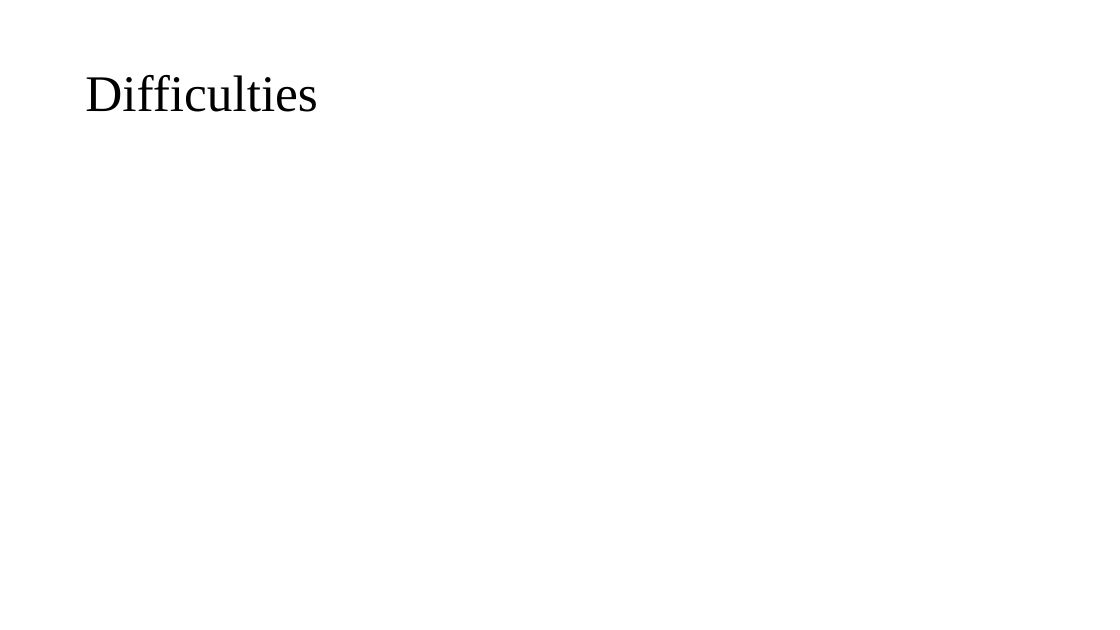
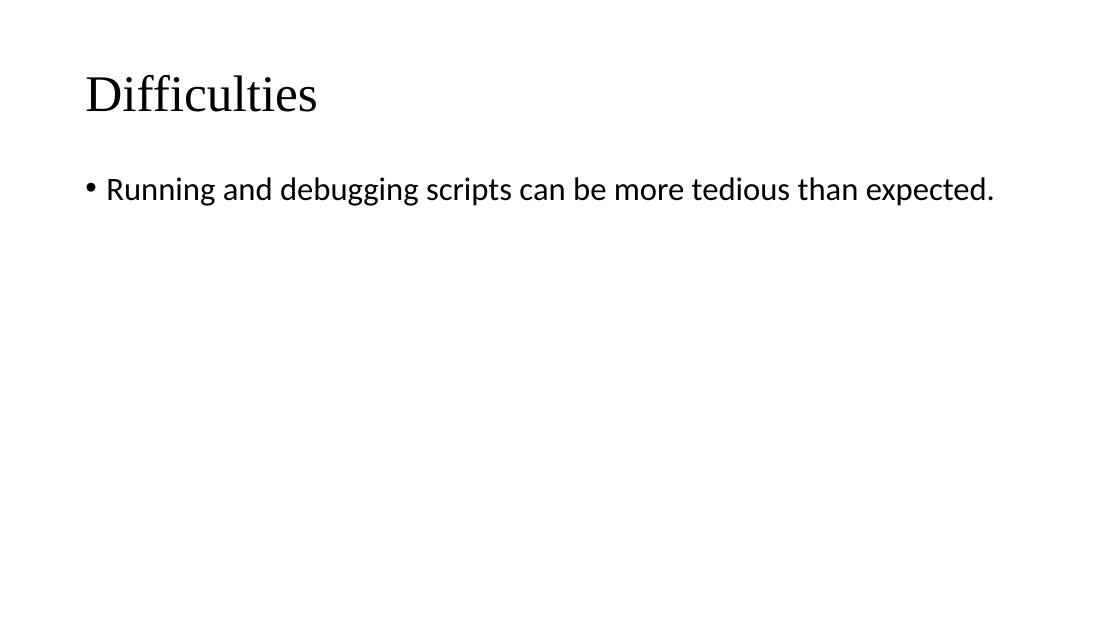
Before and after one commit to rclim-11/agilent, a slide deck: slide 7 of Internship Summary Presentation.pptx. Drawn at 1120x630 pixels with LibreOffice and Linux fonts; fonts in the diff are those of the drawing. Boxes give left, top, right and bottom in pixels: in the first picture for what was removed or moved away, otherwise in the second. Text is boxed around its words. In the diff, an @@ line names an element or a change of style, - is before the commit and + after.

```diff
--- a/Internship Summary Presentation.pptx
+++ b/Internship Summary Presentation.pptx
@@ text added at [106,177,995,206], 28 pt, text #000000 @@
+• Running and debugging scripts can be more tedious than expected.
```
Also in this commit, not shown: 3 other slides changed.
